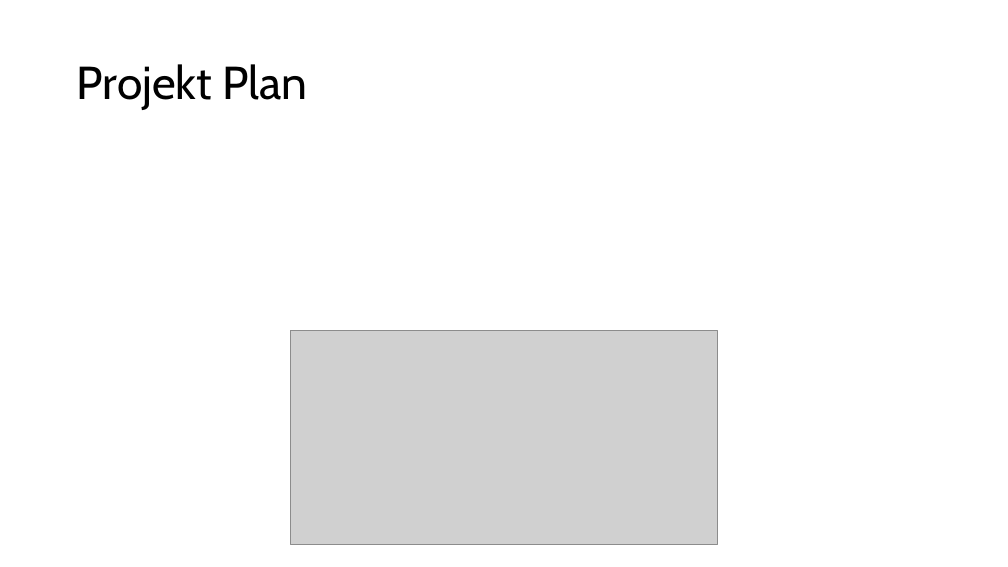
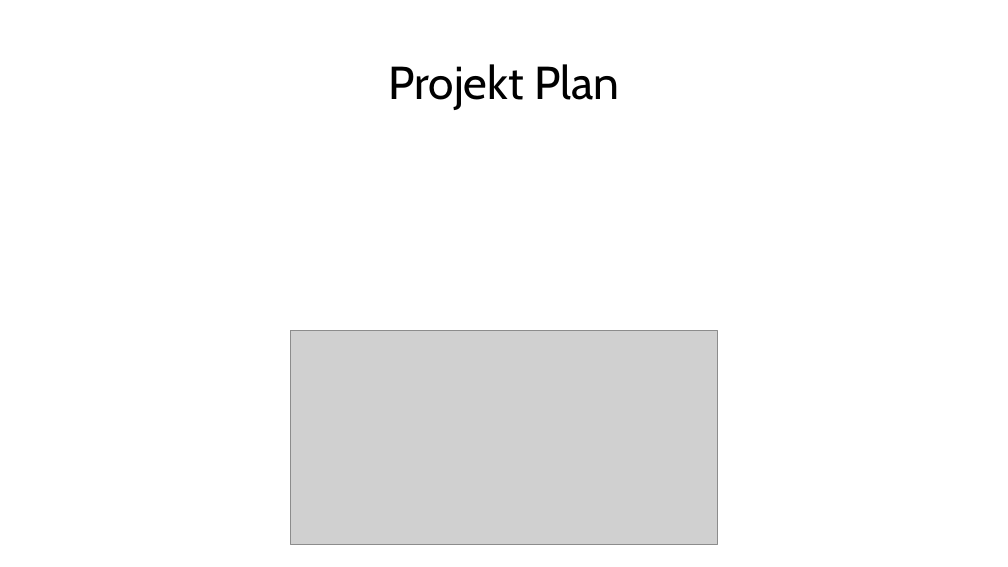
Before and after one commit to verifizieren/iGOAT, a slide deck: slide 9 of Presentation/Gruppe10(Präsentation1).pptx. Drawn at 1008x567 pixels with LibreOffice and Linux fonts; fonts in the diff are those of the drawing; grey boxes stand for pictures; background and template pictures are left out. Boxes give left, top, right and bottom in pixels: in the first picture for what was removed or moved away, otherwise in the second. Text is boxed around its words. In the diff, an @@ line names an element or a change of style, - is before the commit and + after.

```diff
--- a/Presentation/Gruppe10(Präsentation1).pptx
+++ b/Presentation/Gruppe10(Präsentation1).pptx
@@ title "Projekt Plan" at (388,64,619,110): alignment left to centre @@
```
Also in this commit, not shown: 5 other slides changed.
